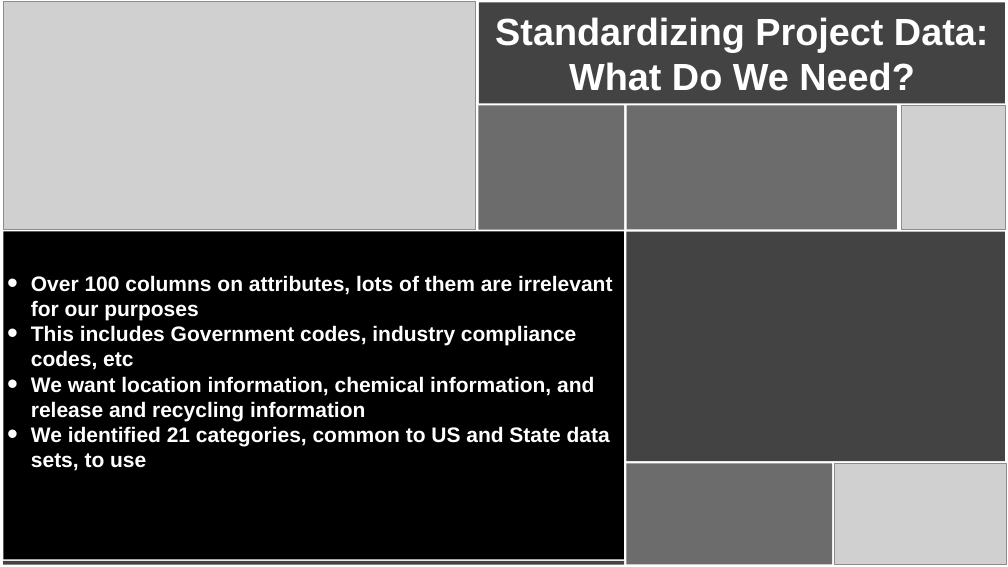
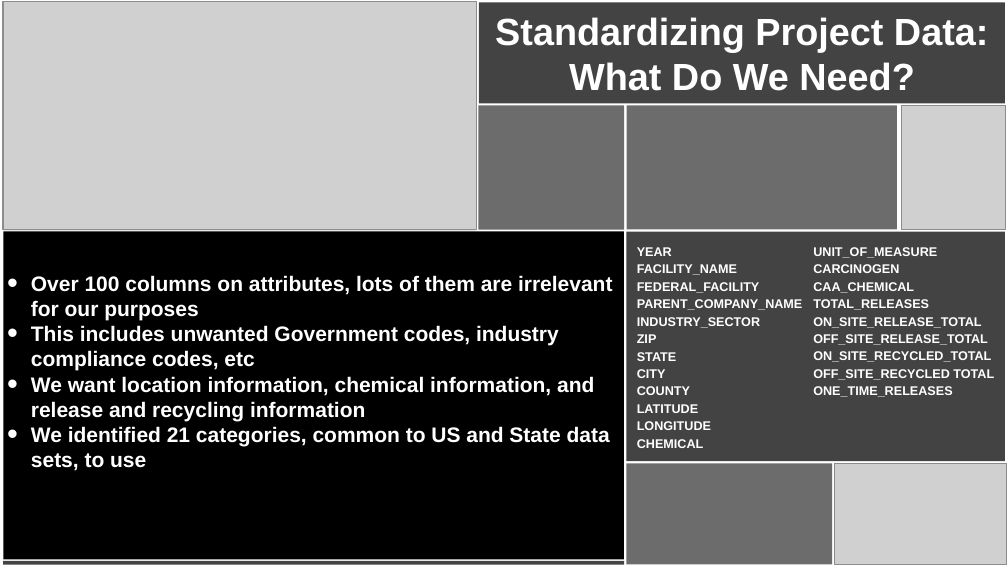
Before and after one commit to UNCG-CSE/Toxic-Crusaders, a slide deck: slide 25 of jacob/presentation/pres_two/CSC495_Toxic_Crusaders_Presentation.pptx. Drawn at 1008x567 pixels with LibreOffice and Linux fonts; fonts in the diff are those of the drawing; grey boxes stand for pictures. Boxes give left, top, right and bottom in pixels: in the first picture for what was removed or moved away, otherwise in the second. Text is boxed around its words. In the diff, an @@ line names an element or a change of style, - is before the commit and + after.

```diff
--- a/jacob/presentation/pres_two/CSC495_Toxic_Crusaders_Presentation.pptx
+++ b/jacob/presentation/pres_two/CSC495_Toxic_Crusaders_Presentation.pptx
@@ rectangle added at (3,2,476,230), fill #434343 @@
@@ text added at (637,247,803,448), 9 pt, text #FFFFFF, bold @@
+YEAR
+FACILITY_NAME
+FEDERAL_FACILITY
+PARENT_COMPANY_NAME
+INDUSTRY_SECTOR
+ZIP
+STATE
+CITY
+COUNTY
+LATITUDE
+LONGITUDE
+CHEMICAL
@@ text added at (813,247,994,397), 9 pt, text #FFFFFF, bold @@
+UNIT_OF_MEASURE
+CARCINOGEN
+CAA_CHEMICAL
+TOTAL_RELEASES
+ON_SITE_RELEASE_TOTAL
+OFF_SITE_RELEASE_TOTAL
+ON_SITE_RECYCLED_TOTAL
+OFF_SITE_RECYCLED TOTAL
+ONE_TIME_RELEASES
@@ text in rectangle at (31,325,559,371): text changed @@
-• This includes Government codes, industry compliance codes, etc
+• This includes unwanted Government codes, industry compliance codes, etc
```
Also in this commit, not shown: 2 other slides changed, 1 other file.
